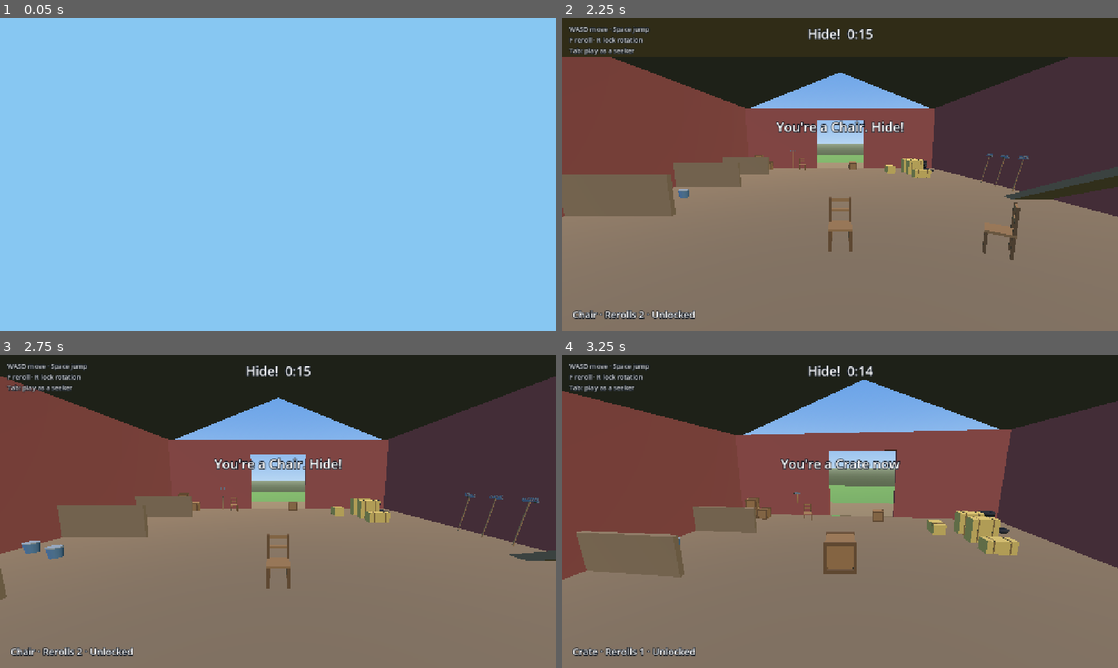
Above: before the commit, frames 1-4 (two rows, left to right).
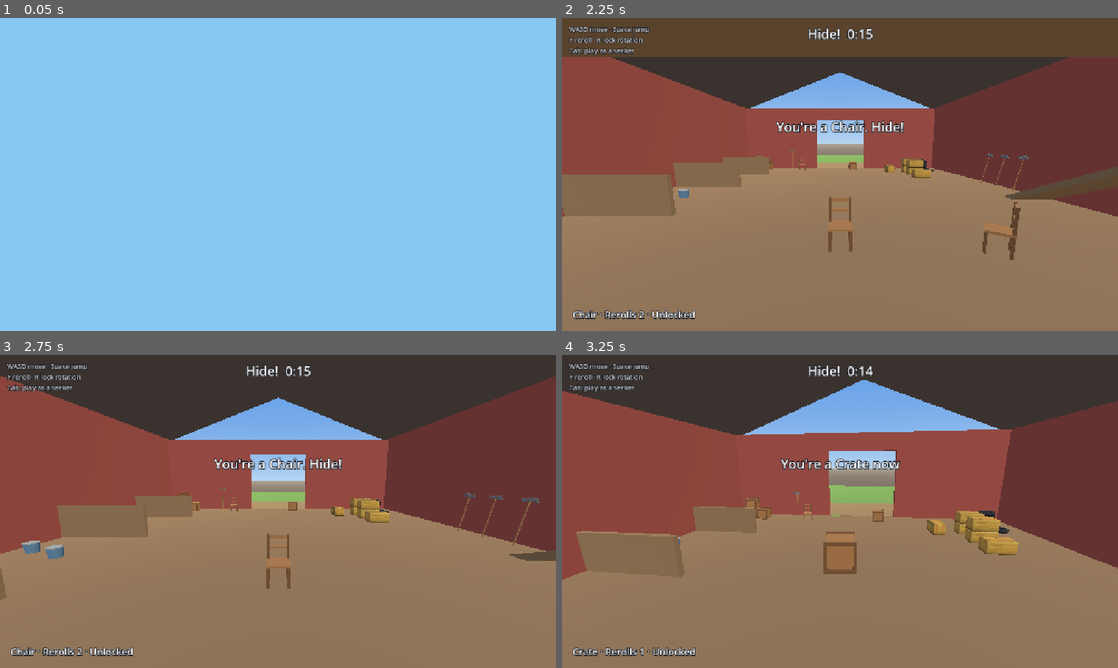
Above: after the commit, the same moments.

Repository: lukechn99/games
Game: Godot game, scene res://scenes/main.tscn
Same seed, same stepped clock (60 frames per second), same inputs: the game is played once before the commit and once after it.
Inputs (mouse positions are in pixels of both pictures, inside the frame that each line leads up to):
- Up to frame 1 (0.05 s): no input
- Up to frame 2 (2.25 s): tap Enter at 0.5, 1.25, 2 s; move the mouse to (962, 158) at 0.52 s; hold D 0.53-1.28 s; tap F at 0.6 s; click (962, 158) at 0.67 s; tap Space at 0.77, 1.52 s; move the mouse to (812, 174) at 1.27 s; hold W from 1.28 s (still down); tap R at 1.35 s; move the mouse to (851, 168) at 2.02 s; tap Tab at 2.1 s
- Up to frame 3 (2.75 s): keep holding W
- Up to frame 4 (3.25 s): keep holding W; move the mouse to (834, 517) at 2.77 s; tap F at 2.85 s; click (834, 517) at 2.92 s; tap Space at 3.02 s

Frame 1 is identical in both runs. In frame 2, 32% of the frame differs, in the area x 0-100%, y 0-77%; in frame 3, 30%; in frame 4, 27%.

Commit message:
Hide and Seek: textured hay bale model, warmer shade
Blender script for textured props (baked straw colour with AO and a normal
map, one surface, 676 triangles); the game uses a prop's model when there is
one. Shade light is warm-neutral so straw out of the sun isn't green.
?relief=off draws without normal maps.

Co-Authored-By: Claude Opus 5.5 <noreply@anthropic.com>
Claude-Session: https://claude.ai/code/session_01KfLUHMrreBSAcTCA7XxcJz

Diff:
--- a/hideseek/scripts/main.gd
+++ b/hideseek/scripts/main.gd
@@ -4,7 +4,8 @@
 ## after another; Tab (or Switch) changes sides.
 ##
 ## Test links: ?role=hider, ?hide=SECONDS, ?t=SECONDS (start the clock
-## there), ?at=X,Z&look=YAW,PITCH (degrees), ?seed=N, ?sparknow.
+## there), ?at=X,Z[,Y]&look=YAW,PITCH (degrees), ?seed=N, ?sparknow,
+## ?relief=off (no normal maps).
 
 const SANDBOX_HIDE := 15.0       # the real game hides for 45 s
 const SANDBOX_HIDERS := 3
@@ -30,6 +31,7 @@
 func _ready() -> void:
 	_query = _read_query()
 	role = "hider" if _query.get("role", "") == "hider" else "seeker"
+	Props.relief = _query.get("relief", "on") != "off"
 	TestBarn.environment(self)
 	TestBarn.build(self)
 	_paint_root = Node3D.new()
--- a/hideseek/scripts/props.gd
+++ b/hideseek/scripts/props.gd
@@ -26,9 +26,12 @@
 	"rake": {"name": "Rake", "size": Vector3(0.42, 1.55, 0.12), "class": "medium", "leans": true},
 }
 
+const MODELS := "res://assets/models/%s.glb"
+
 const SPEED := {"small": 1.1, "medium": 0.95, "large": 0.8}
 
 static var _meshes := {}
+static var relief := true        # normal maps; off on Low (and ?relief=off)
 static var _material: StandardMaterial3D
 
 
@@ -70,10 +73,29 @@
 	return _material
 
 
-static func mesh(kind: String) -> ArrayMesh:
+## The Blender model (assets/models/<kind>.glb, tools/blender/props.py)
+## if there is one, else the block-built stand-in below.
+static func mesh(kind: String) -> Mesh:
 	if not _meshes.has(kind):
-		_meshes[kind] = _build(kind)
+		var path := MODELS % kind
+		var m: Mesh = null
+		if ResourceLoader.exists(path):
+			var inst := (load(path) as PackedScene).instantiate()
+			var mi := inst.find_children("*", "MeshInstance3D", true, false)
+			if not mi.is_empty():
+				m = (mi[0] as MeshInstance3D).mesh
+			inst.free()
+		if m and not relief:
+			m = m.duplicate()
+			var mat := (m.surface_get_material(0) as StandardMaterial3D).duplicate()
+			mat.normal_enabled = false
+			m.surface_set_material(0, mat)
+		_meshes[kind] = m if m else _build(kind)
 	return _meshes[kind]
+
+
+static func has_model(kind: String) -> bool:
+	return ResourceLoader.exists(MODELS % kind)
 
 
 static func _build(kind: String) -> ArrayMesh:
--- a/hideseek/scripts/test_barn.gd
+++ b/hideseek/scripts/test_barn.gd
@@ -201,15 +201,19 @@
 	var sky_mat := ProceduralSkyMaterial.new()
 	sky_mat.sky_top_color = Color(0.36, 0.6, 0.9)
 	sky_mat.sky_horizon_color = Color(0.72, 0.84, 0.95)
-	sky_mat.ground_horizon_color = Color(0.6, 0.66, 0.55)
-	sky_mat.ground_bottom_color = Color(0.35, 0.4, 0.3)
+	sky_mat.ground_horizon_color = Color(0.7, 0.66, 0.6)
+	sky_mat.ground_bottom_color = Color(0.5, 0.45, 0.4)
 	var sky := Sky.new()
 	sky.sky_material = sky_mat
 	var env := Environment.new()
 	env.background_mode = Environment.BG_SKY
 	env.sky = sky
+	# Mostly warm-neutral fill with a little sky: pure sky light is blue, and
+	# turns straw in the shade olive green.
 	env.ambient_light_source = Environment.AMBIENT_SOURCE_SKY
-	env.ambient_light_energy = 0.55
+	env.ambient_light_color = Color(0.86, 0.82, 0.76)
+	env.ambient_light_sky_contribution = 0.3
+	env.ambient_light_energy = 0.62
 	env.tonemap_mode = Environment.TONE_MAPPER_LINEAR
 	var we := WorldEnvironment.new()
 	we.environment = env
--- a/hideseek/tests/run_tests.gd
+++ b/hideseek/tests/run_tests.gd
@@ -51,6 +51,17 @@
 	check(pool.all(func(k): return counts[k] >= 2), "every hider prop appears at least twice as scenery", str(counts))
 	for k in ["bale", "trash_can", "tire", "chair", "rake"]:
 		check(pool.has(k), "pool has the owner's idea: " + k)
+	for k in pool:
+		if Props.has_model(k):
+			var m := Props.mesh(k)
+			var aabb := m.get_aabb()
+			var tri := 0
+			for si in m.get_surface_count():
+				tri += (m.surface_get_array_index_len(si) if m.surface_get_array_index_len(si) > 0 else m.surface_get_array_len(si)) / 3
+			check(m.get_surface_count() == 1, "%s model is one surface (one draw call)" % k)
+			check(tri <= 1500, "%s model is within 1,500 triangles" % k, str(tri))
+			check((aabb.size - Props.size(k)).abs().x < 0.06 and absf(aabb.size.y - Props.size(k).y) < 0.06 and absf(aabb.size.z - Props.size(k).z) < 0.06, "%s model matches its collision box" % k, "%v vs %v" % [aabb.size, Props.size(k)])
+			check(absf(aabb.position.y) < 0.02, "%s model stands on its origin" % k, str(aabb.position.y))
 	var spot_kinds := TestBarn.SPOTS.map(func(s): return s[0])
 	check(spot_kinds.all(func(k): return pool.has(k)), "hiding spots only use pool props")
 
Binary file added: hideseek/assets/models/bale.glb
Not shown, added: hideseek/tools/.gdignore
Not shown, changed: docs/hideseek/DESIGN.md
